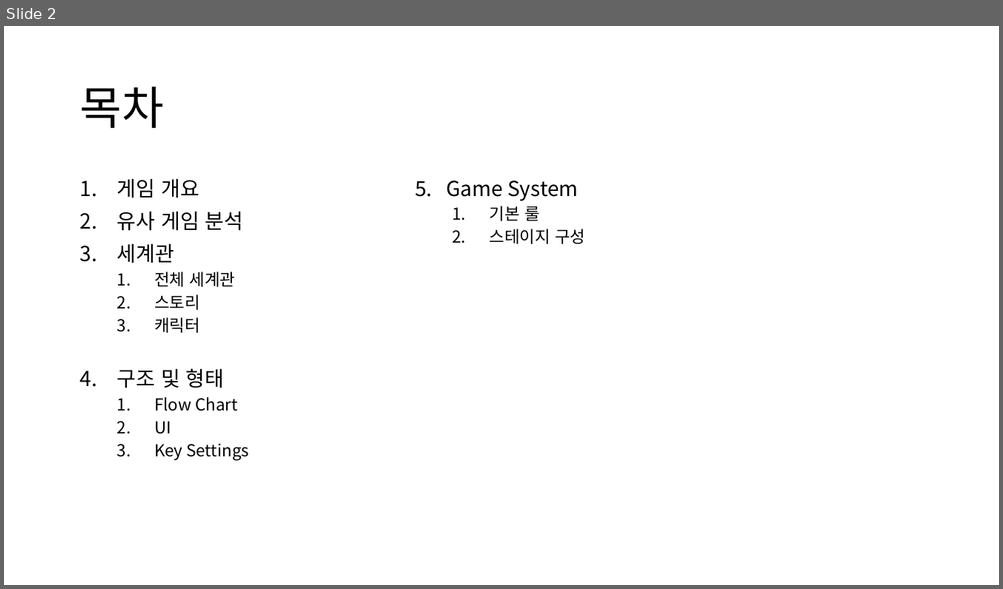
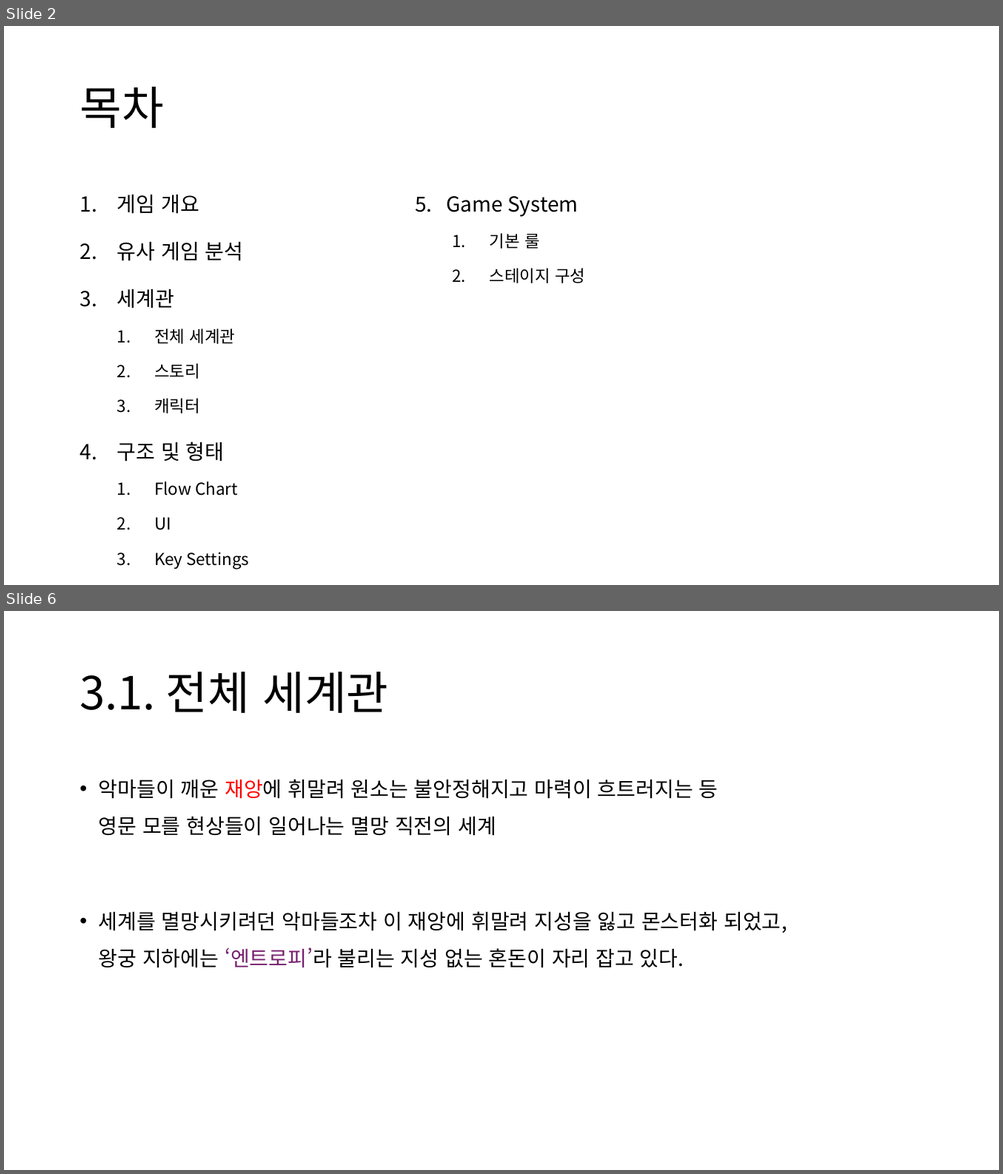
Before and after one commit to CrograNM/Project_Entropy, a slide deck: _문서/_Project Entropy 기획문서.pptx. Shown one above the other, each under a label of ours: slide 2 before the commit, slides 2 and 6 after it; the slides between them are not shown. The pictures are 1003x589 and 1003x1174 pixels, drawn with LibreOffice and Linux fonts; fonts in the diff are those of the drawing. Boxes give left, top, right and bottom in pixels: in the first picture for what was removed or moved away, otherwise in the second. Text is boxed around its words. In the diff, an @@ line names an element or a change of style, - is before the commit and + after.

Commit message:
#기획 : 개요, 유사 게임, 세계관

```diff
--- a/_문서/_Project Entropy 기획문서.pptx
+++ b/_문서/_Project Entropy 기획문서.pptx
@@ slide 6 added at (4, 611, 999, 1170), background #FFFFFF @@
@@ title added at (79, 672, 389, 713), 44 pt, text #000000 @@
+3.1. 전체 세계관
@@ text added at (99, 779, 787, 968), 20 pt, text #000000 @@
+• 악마들이 깨운 재앙에 휘말려 원소는 불안정해지고 마력이 흐트러지는 등
+  영문 모를 현상들이 일어나는 멸망 직전의 세계
+• 세계를 멸망시키려던 악마들조차 이 재앙에 휘말려 지성을 잃고 몬스터화 되었고,
+  왕궁 지하에는 ‘엔트로피’라 불리는 지성 없는 혼돈이 자리 잡고 있다.
@@ slide 2 changed as well @@
@@ text "게임 개요" at (117, 194, 250, 569): line spacing 0.9 to 1.5 @@
@@ text "5. Game System" at (415, 196, 585, 284): line spacing 0.9 to 1.5 @@
```
Also in this commit, not shown: 1 other slide changed, 7 other slides added.
